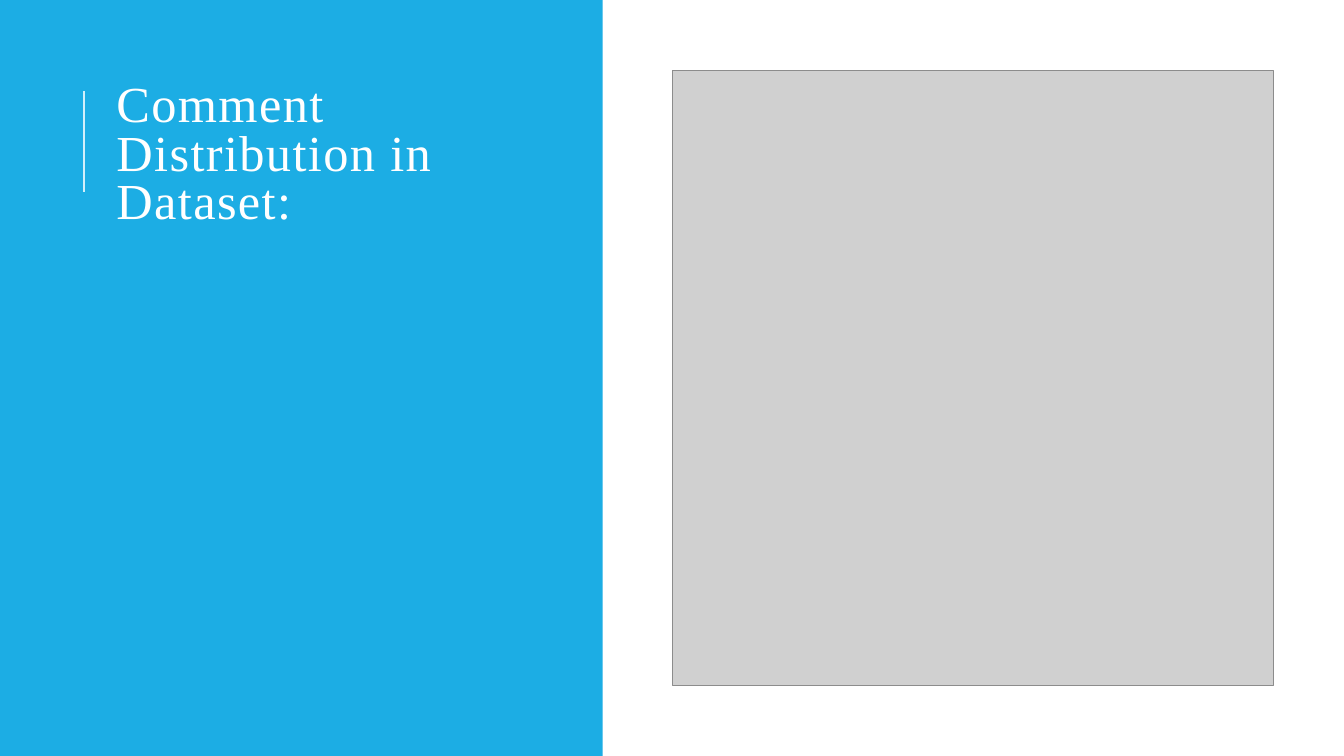
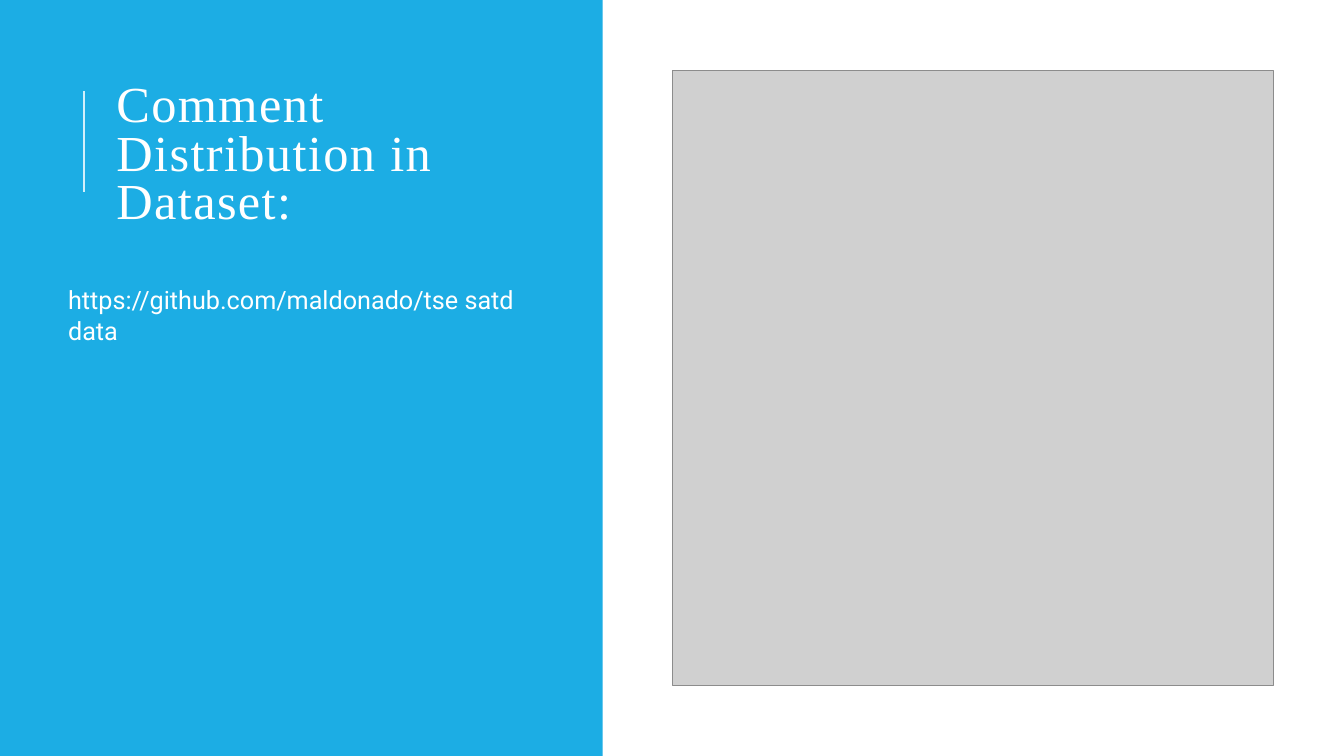
Before and after one commit to NJ261/CSCI6509_Project, a slide deck: slide 8 of presentation/presentation.pptx (slide 5 before the commit). Drawn at 1344x756 pixels with LibreOffice and Linux fonts; fonts in the diff are those of the drawing; grey boxes stand for pictures. Boxes give left, top, right and bottom in pixels: in the first picture for what was removed or moved away, otherwise in the second. Text is boxed around its words. In the diff, an @@ line names an element or a change of style, - is before the commit and + after.

```diff
--- a/presentation/presentation.pptx
+++ b/presentation/presentation.pptx
@@ text added at bbox=[68, 290, 514, 341], 18 pt, text #FFFFFF @@
+https://github.com/maldonado/tse satd data
```
Also in this commit, not shown: 3 other slides changed, 4 slides added.
